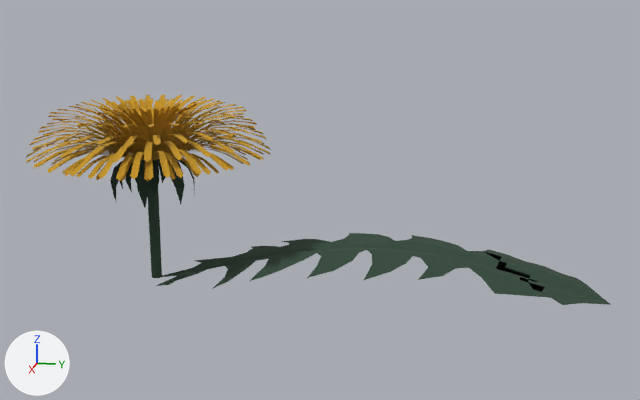
The glTF model src/glb/dandelion_bud.glb, before and after one commit.
Both versions are drawn from a 50 mm camera at (4.51, 1.84, 1.62) aimed at (-0.01, 0.94, 0.49). Every picture has the same lights, and +X, +Y and +Z are marked at lower left. Where no turn or scale is listed for an object, it has been applied to the vertices.

The scene before the commit, as lines of its bpy script (objects in view):
```python
me_cube_005 = bpy.data.meshes.new('Cube.005')
me_cube_005.from_pydata(...)  # 32 vertices, 60 faces; spans x -0.032..0.032, y -0.032..0.032, z 0.004..0.653
me_cube_005.materials.append(mat_dandelion_stem_light)  # dark green #314939
me_cylinder_001 = bpy.data.meshes.new('Cylinder.001')
me_cylinder_001.from_pydata(...)  # 263 vertices, 349 faces; spans x -0.233..0.226, y -0.238..0.222, z 0.444..0.737
me_cylinder_001.materials.append(mat_carnation_stem_green)  # dark green #283c2f
me_plane_001 = bpy.data.meshes.new('Plane.001')
me_plane_001.from_pydata(...)  # 256 vertices, 404 faces; spans x -0.51..0.34, y 0.01..2.47, z -0.01..0.24
me_plane_001.materials.append(mat_dandelion_stem_light)  # dark green #314939
me_sphere = bpy.data.meshes.new('Sphere')
me_sphere.from_pydata(...)  # 3930 vertices, 4268 faces; spans x -0.657..0.657, y -0.654..0.653, z 0.659..0.987
me_sphere.materials.append(mat_dandelion_yellow)  # yellow #c99721
ob_dandelion_bud = bpy.data.objects.new('dandelion_bud', me_sphere)
ob_dandelion_bud.location = (0.0, 0.0, 0.0)
ob_dandelion_leaves = bpy.data.objects.new('dandelion_leaves', me_cylinder_001)
ob_dandelion_leaves.location = (0.0, 0.0, 0.0)
ob_dandelion_stem = bpy.data.objects.new('dandelion_stem', me_cube_005)
ob_dandelion_stem.location = (0.0, 0.0, 0.0)
ob_plane = bpy.data.objects.new('Plane', me_plane_001)
ob_plane.location = (0.0, 0.0, 0.0)
```
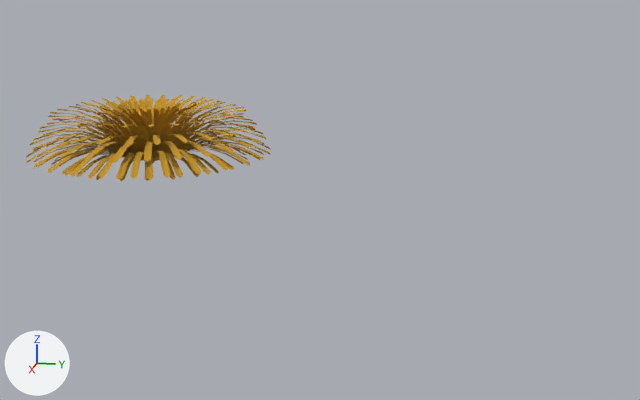
The newer file is also turned or shifted as a whole; pictures and numbers use the older file's frame.

Boxes [x1, y1, x2, y2] around the edits, measured in the pictures (640 x 400 px):
'Plane', deleted (green)
    before: [156, 233, 611, 305]
'dandelion_leaves', deleted
    before: [110, 155, 194, 207]
'dandelion_stem', deleted
    before: [148, 186, 162, 278]

What the commit changed:
Object 'dandelion_stem' (ob_dandelion_stem) is deleted.
Object 'dandelion_leaves' (ob_dandelion_leaves) is deleted.
Object 'Plane' (ob_plane) is deleted.
